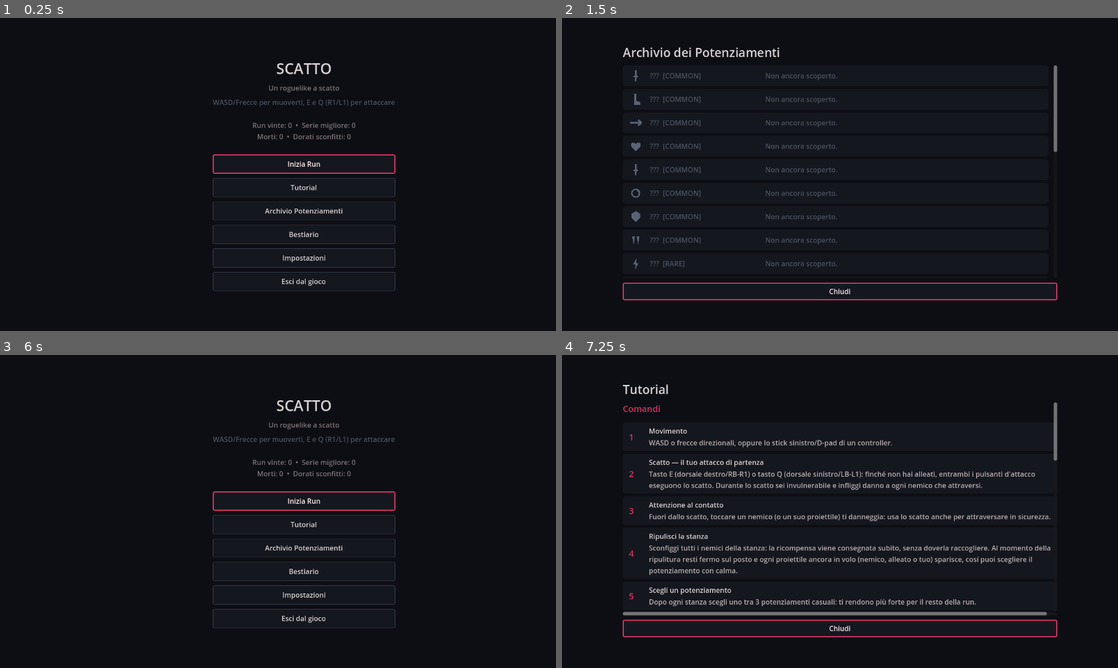
Above: before the commit, frames 1-4 (two rows, left to right).
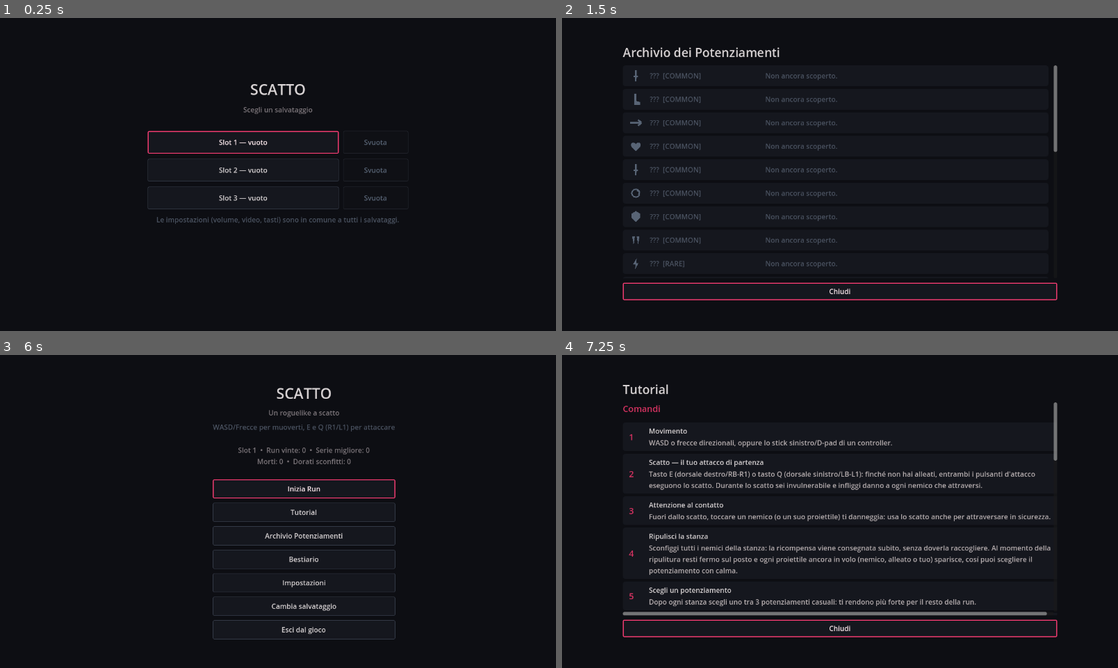
Above: after the commit, the same moments.

Repository: XandredKaze/Scatto
Game: Godot game, scene res://scenes/Main.tscn
The game is run twice, just before and just after one commit, with the same random seed, the same clock (stepped at 60 frames per second) and the same inputs. Sound files missing from this copy of the repository are replaced by a short silence.
Inputs (mouse positions are in pixels of both pictures, inside the frame that each line leads up to):
- Up to frame 1 (0.25 s): no input
- Up to frame 2 (1.5 s): click (806, 143) at 0.5 s, where only the run after the commit has a clickable "Slot 1 — vuoto"; click "Archivio Potenziamenti" at 1.25 s
- Up to frame 3 (6 s): click "Bestiario" at 2 s; click "Impostazioni" at 2.75 s; click (305, 605) at 3.5 s, where only the run after the commit has a clickable "Cambia salvataggio"; click "Inizia Run" at 4.25 s; click "Inizia Run" at 5 s; click "Chiudi" at 5.75 s
- Up to frame 4 (7.25 s): click "Tutorial" at 6.5 s

The runs differ from the first frame. In frame 1, 3.5% of the frame differs, in the area x 26-74%, y 14-88%; in frame 2, nothing differs; in frame 3, 3.8%, in the area x 38-72%, y 10-91%; in frame 4, nothing differs.

Commit message:
Aggiunge tre slot di salvataggio con schermata di scelta
All'avvio, prima dell'Hub, si sceglie su quale dei tre slot giocare.
Ognuno ha i propri progressi — archivio, bestiario, statistiche —
indipendenti dagli altri, e la sua riga riassume che cosa contiene
prima di sceglierlo o dichiara che è vuoto.

Le impostazioni invece restano UNA SOLA cosa per tutto il gioco, in un
file a parte: sono preferenze di chi gioca, non progressi di una
partita, e svuotare uno slot non deve costringere a rifare volume,
risoluzione e tasti. save_data() resta l'unico punto d'ingresso e
scrive entrambi i file, cosí il resto del gioco non deve sapere che
sono due.

Svuotare è distruttivo e irreversibile, quindi chiede conferma: il
pulsante diventa "Confermi?" e cancella solo alla seconda pressione. La
conferma scade da sola dopo qualche secondo e si annulla toccando
qualunque altra voce — un "sí" restato armato mentre si fa altro è il
modo più facile per perdere una partita per sbaglio. Uno slot svuotato
perde il proprio file: "vuoto" è una condizione sola, non due.

Dall'Hub si torna alla scelta con la voce "Cambia salvataggio": senza,
scelto uno slot lo si potrebbe cambiare solo riavviando il gioco.

Chi giocava prima degli slot non perde niente: al primo avvio il vecchio
salvataggio unico viene travasato nello slot 1 e le sue impostazioni
diventano quelle globali, poi il file di partenza viene rimosso perché
la migrazione avvenga una volta sola.

Tre test: l'indipendenza degli slot (scrivere su uno non deve farsi
vedere dagli altri, e tornarci indietro deve ritrovare tutto), il
riepilogo, lo svuotamento con le impostazioni che sopravvivono; la
schermata, dove la conferma non cancella alla prima pressione e scade
da sola; e la via di ritorno dall'Hub.

Co-Authored-By: Claude Opus 5 <noreply@anthropic.com>
Claude-Session: https://claude.ai/code/session_01PpBnEHrUrqVh3AiN6JsbX7

Diff:
--- a/scripts/Main.gd
+++ b/scripts/Main.gd
@@ -20,7 +20,18 @@
 		add_child(tester)
 		tester.run_and_quit()
 	else:
-		_show_hub()
+		_show_slot_select()
+
+# Prima dell'Hub si sceglie su quale dei tre salvataggi giocare: da lí
+# in poi ogni progresso registrato finisce in quello slot.
+func _show_slot_select() -> void:
+	get_tree().paused = false
+	_clear_world()
+	var slots := SaveSlotScreen.new()
+	Palette.apply_theme(slots)
+	slots.slot_chosen.connect(func(_slot): _show_hub())
+	world.add_child(slots)
+	current_screen = slots
 
 func _show_hub() -> void:
 	# Rete di sicurezza: qualunque cosa abbia lasciato l'albero in pausa
@@ -32,6 +43,7 @@
 	# predefinito di Godot, grigio e fuori posto.
 	Palette.apply_theme(hub)
 	hub.start_run_requested.connect(_on_start_run_requested)
+	hub.change_slot_requested.connect(_show_slot_select)
 	world.add_child(hub)
 	current_screen = hub
 
--- a/scripts/autoload/SaveManager.gd
+++ b/scripts/autoload/SaveManager.gd
@@ -3,8 +3,25 @@
 # Salvataggio persistente: archivio potenziamenti, bestiario, statistiche
 # e impostazioni (audio, video, assegnazione dei tasti).
 # Sopravvive tra una run e l'altra e tra un avvio e l'altro del gioco.
-
-const SAVE_PATH := "user://scatto_save.json"
+#
+# I progressi stanno su TRE slot indipendenti, scelti dal giocatore
+# all'avvio (SaveSlotScreen). Le impostazioni invece sono UNA SOLA per
+# tutto il gioco, in un file a parte: sono preferenze della persona che
+# gioca, non progressi di una partita, e svuotare uno slot non deve
+# costringere a rifare volume, risoluzione e tasti.
+
+const SLOT_COUNT := 3
+const SLOT_PATH_TEMPLATE := "user://scatto_save_%d.json"
+const SETTINGS_PATH := "user://scatto_settings.json"
+# Salvataggio unico dei primi tempi, prima che esistessero gli slot.
+# Alla prima esecuzione il suo contenuto viene travasato nello slot 1 e
+# nelle impostazioni globali, e il vecchio file rimosso.
+const LEGACY_SAVE_PATH := "user://scatto_save.json"
+
+# Slot attualmente in uso (1..SLOT_COUNT). Parte da 1 come ripiego
+# prudente: cosí qualunque salvataggio che avvenisse prima della scelta
+# finisce comunque in uno slot valido invece che nel vuoto.
+var current_slot := 1
 
 var archive: Dictionary = {}
 var bestiary: Dictionary = {}
@@ -21,82 +38,108 @@
 }
 
 func _ready() -> void:
+	load_settings()
+	_migrate_legacy_save()
+	use_slot(current_slot)
+
+# --- Slot -------------------------------------------------------------------
+
+static func slot_path(slot: int) -> String:
+	return SLOT_PATH_TEMPLATE % slot
+
+static func is_valid_slot(slot: int) -> bool:
+	return slot >= 1 and slot <= SLOT_COUNT
+
+# Passa a uno slot: da qui in poi ogni progresso registrato finisce lí.
+func use_slot(slot: int) -> void:
+	if not is_valid_slot(slot):
+		return
+	current_slot = slot
 	load_data()
 
+func slot_exists(slot: int) -> bool:
+	return is_valid_slot(slot) and FileAccess.file_exists(slot_path(slot))
+
+# Riepilogo di uno slot senza entrarci dentro: serve alla schermata di
+# scelta per mostrare che cosa contiene ciascuno prima di sceglierlo.
+func slot_summary(slot: int) -> Dictionary:
+	var summary := {
+		"exists": false,
+		"runs_won": 0,
+		"best_streak": 0,
+		"deaths": 0,
+		"powerups": 0,
+		"bestiary": 0,
+	}
+	if not slot_exists(slot):
+		return summary
+	var parsed = _read_json(slot_path(slot))
+	if typeof(parsed) != TYPE_DICTIONARY:
+		return summary
+	summary.exists = true
+	var slot_stats: Dictionary = parsed.get("stats", {})
+	summary.runs_won = int(slot_stats.get("runs_won", 0))
+	summary.best_streak = int(slot_stats.get("best_streak", 0))
+	summary.deaths = int(slot_stats.get("deaths", 0))
+	summary.powerups = (parsed.get("archive", {}) as Dictionary).size()
+	summary.bestiary = (parsed.get("bestiary", {}) as Dictionary).size()
+	return summary
+
+# Svuota uno slot: il file sparisce del tutto, cosí "vuoto" è una cosa
+# sola (il file non c'è) e non due (c'è ma è azzerato). Se è lo slot in
+# uso, azzera anche i dati in memoria.
+func clear_slot(slot: int) -> void:
+	if not is_valid_slot(slot):
+		return
+	if FileAccess.file_exists(slot_path(slot)):
+		DirAccess.remove_absolute(ProjectSettings.globalize_path(slot_path(slot)))
+	if slot == current_slot:
+		_reset_progress()
+
+# --- Lettura e scrittura -----------------------------------------------------
+
 func load_data() -> void:
-	if not FileAccess.file_exists(SAVE_PATH):
-		return
-	var file := FileAccess.open(SAVE_PATH, FileAccess.READ)
-	if file == null:
-		return
-	var text := file.get_as_text()
-	file.close()
-	var parsed = JSON.parse_string(text)
+	_reset_progress()
+	var parsed = _read_json(slot_path(current_slot))
 	if typeof(parsed) != TYPE_DICTIONARY:
 		return
 	archive = parsed.get("archive", {})
 	bestiary = parsed.get("bestiary", {})
-	settings = parsed.get("settings", {})
 	var loaded_stats: Dictionary = parsed.get("stats", {})
 	for key in stats.keys():
 		if loaded_stats.has(key):
 			stats[key] = loaded_stats[key]
 
+func load_settings() -> void:
+	var parsed = _read_json(SETTINGS_PATH)
+	if typeof(parsed) == TYPE_DICTIONARY:
+		settings = parsed
+
+# Scrive progressi e impostazioni, ognuno nel proprio file. È un solo
+# punto d'ingresso perché il resto del gioco non deve sapere che sono
+# due file diversi.
 func save_data() -> void:
-	var data := {"archive": archive, "bestiary": bestiary, "stats": stats, "settings": settings}
-	var file := FileAccess.open(SAVE_PATH, FileAccess.WRITE)
+	_write_json(slot_path(current_slot), {"archive": archive, "bestiary": bestiary, "stats": stats})
+	_write_json(SETTINGS_PATH, settings)
+
+func _read_json(path: String):
+	if not FileAccess.file_exists(path):
+		return null
+	var file := FileAccess.open(path, FileAccess.READ)
+	if file == null:
+		return null
+	var text := file.get_as_text()
+	file.close()
+	return JSON.parse_string(text)
+
+func _write_json(path: String, data: Dictionary) -> void:
+	var file := FileAccess.open(path, FileAccess.WRITE)
 	if file == null:
 		return
 	file.store_string(JSON.stringify(data))
 	file.close()
 
-func unlock_powerup(id: String) -> bool:
-	var is_new := not archive.has(id)
-	if is_new:
-		archive[id] = {"first_seen_at": Time.get_unix_time_from_system(), "times_collected": 1}
-	else:
-		archive[id]["times_collected"] += 1
-	save_data()
-	return is_new
-
-func unlock_enemy(id: String) -> bool:
-	var is_new := not bestiary.has(id)
-	if is_new:
-		bestiary[id] = {"first_defeated_at": Time.get_unix_time_from_system(), "times_defeated": 1}
-	else:
-		bestiary[id]["times_defeated"] += 1
-	save_data()
-	return is_new
-
-func record_run_start() -> void:
-	stats.runs_started += 1
-	save_data()
-
-func record_run_won(streak: int) -> void:
-	stats.runs_won += 1
-	if streak > stats.best_streak:
-		stats.best_streak = streak
-	save_data()
-
-func record_death() -> void:
-	stats.deaths += 1
-	save_data()
-
-func record_golden_defeated() -> void:
-	stats.golden_defeated += 1
-	save_data()
-
-func record_special_boss_defeated() -> void:
-	stats.special_boss_defeated += 1
-	save_data()
-
-func is_powerup_unlocked(id: String) -> bool:
-	return archive.has(id)
-
-func is_enemy_unlocked(id: String) -> bool:
-	return bestiary.has(id)
-
-func reset_all() -> void:
+func _reset_progress() -> void:
 	archive = {}
 	bestiary = {}
 	stats = {
@@ -107,4 +150,77 @@
 		"golden_defeated": 0,
 		"special_boss_defeated": 0,
 	}
-	save_data()
+
+# Chi giocava prima degli slot non deve perdere niente: il vecchio
+# salvataggio unico diventa lo slot 1, le sue impostazioni diventano
+# quelle globali, e il file di partenza viene rimosso perché la
+# migrazione avvenga una volta sola.
+func _migrate_legacy_save() -> void:
+	if not FileAccess.file_exists(LEGACY_SAVE_PATH):
+		return
+	if FileAccess.file_exists(slot_path(1)):
+		return
+	var parsed = _read_json(LEGACY_SAVE_PATH)
+	if typeof(parsed) == TYPE_DICTIONARY:
+		_write_json(slot_path(1), {
+			"archive": parsed.get("archive", {}),
+			"bestiary": parsed.get("bestiary", {}),
+			"stats": parsed.get("stats", {}),
+		})
+		var legacy_settings: Dictionary = parsed.get("settings", {})
+		if not legacy_settings.is_empty():
+			settings = legacy_settings
+			_write_json(SETTINGS_PATH, settings)
+	DirAccess.remove_absolute(ProjectSettings.globalize_path(LEGACY_SAVE_PATH))
+
+func unlock_powerup(id: String) -> bool:
+	var is_new := not archive.has(id)
+	if is_new:
+		archive[id] = {"first_seen_at": Time.get_unix_time_from_system(), "times_collected": 1}
+	else:
+		archive[id]["times_collected"] += 1
+	save_data()
+	return is_new
+
+func unlock_enemy(id: String) -> bool:
+	var is_new := not bestiary.has(id)
+	if is_new:
+		bestiary[id] = {"first_defeated_at": Time.get_unix_time_from_system(), "times_defeated": 1}
+	else:
+		bestiary[id]["times_defeated"] += 1
+	save_data()
+	return is_new
+
+func record_run_start() -> void:
+	stats.runs_started += 1
+	save_data()
+
+func record_run_won(streak: int) -> void:
+	stats.runs_won += 1
+	if streak > stats.best_streak:
+		stats.best_streak = streak
+	save_data()
+
+func record_death() -> void:
+	stats.deaths += 1
+	save_data()
+
+func record_golden_defeated() -> void:
+	stats.golden_defeated += 1
+	save_data()
+
+func record_special_boss_defeated() -> void:
+	stats.special_boss_defeated += 1
+	save_data()
+
+func is_powerup_unlocked(id: String) -> bool:
+	return archive.has(id)
+
+func is_enemy_unlocked(id: String) -> bool:
+	return bestiary.has(id)
+
+# Azzera i progressi dello slot in uso, lasciando intatte le
+# impostazioni: quelle non appartengono a una partita.
+func reset_all() -> void:
+	_reset_progress()
+	save_data()
--- a/scripts/ui/Hub.gd
+++ b/scripts/ui/Hub.gd
@@ -6,6 +6,9 @@
 # dal salvataggio persistente (SaveManager).
 
 signal start_run_requested
+# Torna alla scelta del salvataggio. Senza questa via d'uscita, scelto
+# uno slot lo si potrebbe cambiare solo riavviando il gioco.
+signal change_slot_requested
 
 var archive_panel: ArchiveScreen
 var bestiary_panel: BestiaryScreen
@@ -17,6 +20,7 @@
 var archive_btn: Button
 var bestiary_btn: Button
 var settings_btn: Button
+var slot_btn: Button
 var quit_btn: Button
 
 func _ready() -> void:
@@ -30,7 +34,7 @@
 	add_child(bg)
 
 	var vbox := VBoxContainer.new()
-	vbox.position = Vector2(490, 92)
+	vbox.position = Vector2(490, 64)
 	vbox.custom_minimum_size = Vector2(300, 0)
 	vbox.alignment = BoxContainer.ALIGNMENT_CENTER
 	vbox.add_theme_constant_override("separation", 10)
@@ -50,8 +54,8 @@
 	subtitle.modulate = Palette.BONE_DIM
 	vbox.add_child(subtitle)
 
-	# Promemoria dei comandi in alto, sopra le voci del menu: con sei voci
-	# in elenco non c'è più spazio per tenerlo in fondo.
+	# Promemoria dei comandi in alto, sopra le voci del menu: con sette
+	# voci in elenco non c'è più spazio per tenerlo in fondo.
 	var hint := Label.new()
 	hint.text = "WASD/Frecce per muoverti, E e Q (R1/L1) per attaccare"
 	hint.horizontal_alignment = HORIZONTAL_ALIGNMENT_CENTER
@@ -100,6 +104,12 @@
 	settings_btn.pressed.connect(_open_settings)
 	vbox.add_child(settings_btn)
 
+	slot_btn = Button.new()
+	slot_btn.text = "Cambia salvataggio"
+	slot_btn.custom_minimum_size = Vector2(260, 44)
+	slot_btn.pressed.connect(func(): change_slot_requested.emit())
+	vbox.add_child(slot_btn)
+
 	quit_btn = Button.new()
 	quit_btn.text = "Esci dal gioco"
 	quit_btn.custom_minimum_size = Vector2(260, 44)
@@ -111,8 +121,8 @@
 
 func _refresh_stats() -> void:
 	var s: Dictionary = SaveManager.stats
-	stats_label.text = "Run vinte: %d  •  Serie migliore: %d\nMorti: %d  •  Dorati sconfitti: %d" % [
-		s.runs_won, s.best_streak, s.deaths, s.golden_defeated
+	stats_label.text = "Slot %d  •  Run vinte: %d  •  Serie migliore: %d\nMorti: %d  •  Dorati sconfitti: %d" % [
+		SaveManager.current_slot, s.runs_won, s.best_streak, s.deaths, s.golden_defeated
 	]
 
 func _add_spacer(container: Control, h: int) -> void:
@@ -180,4 +190,5 @@
 	archive_btn.focus_mode = mode
 	bestiary_btn.focus_mode = mode
 	settings_btn.focus_mode = mode
+	slot_btn.focus_mode = mode
 	quit_btn.focus_mode = mode
--- /dev/null
+++ b/scripts/ui/SaveSlotScreen.gd
@@ -0,0 +1,164 @@
+class_name SaveSlotScreen
+extends Control
+
+# Scelta del salvataggio, prima dell'Hub. Tre slot indipendenti: ognuno
+# si può selezionare per giocarci o svuotare per ricominciare da capo.
+#
+# Lo svuotamento è distruttivo e irreversibile, quindi chiede conferma:
+# il pulsante diventa "Confermi?" e cancella solo alla seconda pressione.
+# La conferma scade da sola dopo CONFIRM_TIMEOUT e si annulla toccando
+# qualunque altra voce, perché un "sí" restato armato mentre il
+# giocatore fa altro è il modo più facile per perdere una partita.
+
+signal slot_chosen(slot: int)
+
+const CONFIRM_TIMEOUT := 4.0
+
+var select_buttons: Array = []
+var clear_buttons: Array = []
+# Slot con lo svuotamento già armato, in attesa della conferma (0 = nessuno).
+var pending_clear_slot := 0
+var pending_clear_timer := 0.0
+
+func _ready() -> void:
+	set_anchors_preset(Control.PRESET_FULL_RECT)
+	custom_minimum_size = Vector2(1280, 720)
+
+	var bg := ColorRect.new()
+	bg.color = Palette.UI_BG
+	bg.position = Vector2.ZERO
+	bg.size = get_viewport_rect().size
+	add_child(bg)
+
+	var vbox := VBoxContainer.new()
+	vbox.position = Vector2(340, 140)
+	vbox.custom_minimum_size = Vector2(600, 0)
+	vbox.alignment = BoxContainer.ALIGNMENT_CENTER
+	vbox.add_theme_constant_override("separation", 12)
+	add_child(vbox)
+
+	var title := Label.new()
+	title.text = "SCATTO"
+	title.horizontal_alignment = HORIZONTAL_ALIGNMENT_CENTER
+	title.custom_minimum_size = Vector2(600, 0)
+	title.add_theme_font_size_override("font_size", 34)
+	vbox.add_child(title)
+
+	var subtitle := Label.new()
+	subtitle.text = "Scegli un salvataggio"
+	subtitle.horizontal_alignment = HORIZONTAL_ALIGNMENT_CENTER
+	subtitle.custom_minimum_size = Vector2(600, 0)
+	subtitle.modulate = Palette.BONE_DIM
+	vbox.add_child(subtitle)
+
+	var spacer := Control.new()
+	spacer.custom_minimum_size = Vector2(0, 14)
+	vbox.add_child(spacer)
+
+	for slot in range(1, SaveManager.SLOT_COUNT + 1):
+		var row := HBoxContainer.new()
+		row.add_theme_constant_override("separation", 10)
+		row.custom_minimum_size = Vector2(600, 0)
+		vbox.add_child(row)
+
+		var select_btn := Button.new()
+		select_btn.custom_minimum_size = Vector2(0, 52)
+		# Il pulsante di scelta occupa tutto lo spazio che avanza e
+		# taglia il testo se serve: cosí le tre righe restano allineate
+		# comunque sia lungo il riepilogo dello slot.
+		select_btn.size_flags_horizontal = Control.SIZE_EXPAND_FILL
+		select_btn.clip_text = true
+		select_btn.pressed.connect(_on_slot_selected.bind(slot))
+		row.add_child(select_btn)
+		select_buttons.append(select_btn)
+
+		var clear_btn := Button.new()
+		clear_btn.custom_minimum_size = Vector2(150, 52)
+		clear_btn.pressed.connect(_on_clear_pressed.bind(slot))
+		row.add_child(clear_btn)
+		clear_buttons.append(clear_btn)
+
+	var hint := Label.new()
+	hint.text = "Le impostazioni (volume, video, tasti) sono in comune a tutti i salvataggi."
+	hint.horizontal_alignment = HORIZONTAL_ALIGNMENT_CENTER
+	hint.custom_minimum_size = Vector2(600, 0)
+	hint.autowrap_mode = TextServer.AUTOWRAP_WORD
+	hint.modulate = Palette.STEEL_DIM
+	vbox.add_child(hint)
+
+	_build_focus_chain()
+	refresh()
+	select_buttons[0].grab_focus()
+
+# Catena di focus esplicita. La risoluzione automatica di Godot, basata
+# sulla posizione, in una griglia di pulsanti affiancati sceglie spesso
+# una direzione diversa da quella attesa: qui ogni vicino è dichiarato.
+func _build_focus_chain() -> void:
+	var count: int = select_buttons.size()
+	for i in range(count):
+		var select_btn: Button = select_buttons[i]
+		var clear_btn: Button = clear_buttons[i]
+		var next: int = (i + 1) % count
+		var previous: int = (i - 1 + count) % count
+
+		select_btn.focus_neighbor_right = clear_btn.get_path()
+		clear_btn.focus_neighbor_left = select_btn.get_path()
+		select_btn.focus_neighbor_bottom = select_buttons[next].get_path()
+		select_btn.focus_neighbor_top = select_buttons[previous].get_path()
+		clear_btn.focus_neighbor_bottom = clear_buttons[next].get_path()
+		clear_btn.focus_neighbor_top = clear_buttons[previous].get_path()
+		# Tabulazione: alterna scelta e svuotamento riga per riga.
+		select_btn.focus_next = clear_btn.get_path()
+		clear_btn.focus_next = select_buttons[next].get_path()
+		select_btn.focus_previous = clear_buttons[previous].get_path()
+		clear_btn.focus_previous = select_btn.get_path()
+
+func refresh() -> void:
+	for i in range(select_buttons.size()):
+		var slot: int = i + 1
+		var summary: Dictionary = SaveManager.slot_summary(slot)
+		select_buttons[i].text = "Slot %d — %s" % [slot, _summary_text(summary)]
+		var clear_btn: Button = clear_buttons[i]
+		# Uno slot vuoto non ha niente da svuotare.
+		clear_btn.disabled = not summary.exists
+		clear_btn.text = "Confermi?" if pending_clear_slot == slot else "Svuota"
+		clear_btn.modulate = Palette.EMBER if pending_clear_slot == slot else Color.WHITE
+
+func _summary_text(summary: Dictionary) -> String:
+	if not summary.exists:
+		return "vuoto"
+	return "%d vinte · serie %d · %d potenziamenti · %d creature" % [
+		summary.runs_won, summary.best_streak, summary.powerups, summary.bestiary
+	]
+
+func _process(delta: float) -> void:
+	if pending_clear_slot == 0:
+		return
+	pending_clear_timer -= delta
+	if pending_clear_timer <= 0.0:
+		_cancel_pending_clear()
+
+func _on_slot_selected(slot: int) -> void:
+	# Scegliere uno slot annulla una conferma rimasta armata altrove.
+	_cancel_pending_clear()
+	SaveManager.use_slot(slot)
+	slot_chosen.emit(slot)
+
+func _on_clear_pressed(slot: int) -> void:
+	if pending_clear_slot == slot:
+		SaveManager.clear_slot(slot)
+		_cancel_pending_clear()
+		# Svuotato lo slot non c'è più niente da cancellare: il focus
+		# passa alla scelta, che è l'unica azione rimasta su questa riga.
+		select_buttons[slot - 1].grab_focus()
+		return
+	pending_clear_slot = slot
+	pending_clear_timer = CONFIRM_TIMEOUT
+	refresh()
+
+func _cancel_pending_clear() -> void:
+	if pending_clear_slot == 0:
+		return
+	pending_clear_slot = 0
+	pending_clear_timer = 0.0
+	refresh()
--- a/tests/SmokeTest.gd
+++ b/tests/SmokeTest.gd
@@ -66,6 +66,9 @@
 	await _test_flower_never_shoots_through_walls()
 	await _test_buried_ally_flower_survives_combat_scan()
 	await _test_defeated_creatures_disappear()
+	_test_save_slots()
+	await _test_save_slot_screen()
+	await _test_hub_change_slot_entry()
 	await _test_flower_shoots_its_own_colour()
 	await _test_slime_body_trail()
 	await _test_room_clear_freezes_player_and_clears_projectiles()
@@ -3184,3 +3187,139 @@
 	death_run.queue_free()
 	await get_tree().process_frame
 	print("Sparizione delle creature sconfitte: OK")
+
+
+# --- Slot di salvataggio ------------------------------------------------------
+
+func _test_save_slots() -> void:
+	print("--- Test slot di salvataggio: indipendenza, riepilogo, svuotamento ---")
+	var original_slot: int = SaveManager.current_slot
+	for slot in range(1, SaveManager.SLOT_COUNT + 1):
+		SaveManager.clear_slot(slot)
+
+	# Slot 1: una partita avviata.
+	SaveManager.use_slot(1)
+	SaveManager.unlock_powerup("zanne_affilate")
+	SaveManager.unlock_enemy("strisciante")
+	SaveManager.record_run_won(2)
+	_assert(SaveManager.slot_exists(1), "lo slot 1 dovrebbe esistere dopo averci giocato")
+
+	# Slot 2: deve partire pulito, senza vedere niente dello slot 1.
+	SaveManager.use_slot(2)
+	_assert(SaveManager.archive.is_empty(), "lo slot 2 non deve ereditare i potenziamenti dello slot 1")
+	_assert(SaveManager.bestiary.is_empty(), "lo slot 2 non deve ereditare il bestiario dello slot 1")
+	_assert(SaveManager.stats.runs_won == 0, "lo slot 2 non deve ereditare le statistiche dello slot 1")
+	SaveManager.record_death()
+
+	# Tornando sullo slot 1 si ritrova quello che ci si era lasciati.
+	SaveManager.use_slot(1)
+	_assert(SaveManager.is_powerup_unlocked("zanne_affilate"), "lo slot 1 ha perso il potenziamento sbloccato")
+	_assert(SaveManager.stats.runs_won == 1, "lo slot 1 ha perso le proprie statistiche")
+	_assert(SaveManager.stats.deaths == 0, "la morte registrata sullo slot 2 non deve comparire sullo slot 1")
+
+	# Il riepilogo racconta lo slot senza doverci entrare.
+	var summary_one: Dictionary = SaveManager.slot_summary(1)
+	_assert(summary_one.exists, "il riepilogo dovrebbe vedere lo slot 1 come occupato")
+	_assert(summary_one.runs_won == 1, "il riepilogo dello slot 1 non riporta le run vinte")
+	_assert(summary_one.powerups == 1, "il riepilogo dello slot 1 non conta i potenziamenti")
+	_assert(summary_one.bestiary == 1, "il riepilogo dello slot 1 non conta le creature")
+	_assert(not SaveManager.slot_summary(3).exists, "uno slot mai usato dovrebbe risultare vuoto")
+
+	# Le impostazioni sono in comune: svuotare uno slot non deve
+	# costringere a rifare volume, risoluzione e tasti.
+	SaveManager.settings["volume"] = 0.42
+	SaveManager.save_data()
+
+	SaveManager.clear_slot(1)
+	_assert(not SaveManager.slot_exists(1), "dopo lo svuotamento il file dello slot 1 non dovrebbe più esistere")
+	_assert(SaveManager.archive.is_empty(), "svuotando lo slot in uso vanno azzerati anche i dati in memoria")
+	_assert(SaveManager.stats.runs_won == 0, "svuotando lo slot in uso vanno azzerate anche le statistiche")
+	_assert(SaveManager.settings.get("volume", -1.0) == 0.42, "svuotare uno slot non deve toccare le impostazioni")
+
+	# Lo slot 2 non è stato sfiorato dallo svuotamento del vicino.
+	_assert(SaveManager.slot_summary(2).deaths == 1, "svuotare lo slot 1 non deve toccare lo slot 2")
+
+	# Uno slot inesistente non deve poter diventare quello in uso.
+	SaveManager.use_slot(99)
+	_assert(SaveManager.current_slot != 99, "uno slot fuori intervallo non dovrebbe essere accettato")
+
+	for slot in range(1, SaveManager.SLOT_COUNT + 1):
+		SaveManager.clear_slot(slot)
+	SaveManager.use_slot(original_slot)
+	print("Slot di salvataggio: OK")
+
+func _test_save_slot_screen() -> void:
+	print("--- Test schermata di scelta del salvataggio ---")
+	for slot in range(1, SaveManager.SLOT_COUNT + 1):
+		SaveManager.clear_slot(slot)
+	SaveManager.use_slot(2)
+	SaveManager.record_run_won(1)
+	SaveManager.use_slot(1)
+
+	var screen := SaveSlotScreen.new()
+	Palette.apply_theme(screen)
+	add_child(screen)
+	await get_tree().process_frame
+
+	_assert(screen.select_buttons.size() == SaveManager.SLOT_COUNT, "la schermata dovrebbe mostrare %d slot" % SaveManager.SLOT_COUNT)
+	_assert(screen.clear_buttons.size() == SaveManager.SLOT_COUNT, "ogni slot dovrebbe avere il proprio pulsante di svuotamento")
+	# Uno slot vuoto non ha niente da svuotare: il pulsante è spento.
+	_assert(screen.clear_buttons[0].disabled, "lo svuotamento di uno slot vuoto dovrebbe essere disattivato")
+	_assert(not screen.clear_buttons[1].disabled, "lo svuotamento di uno slot occupato dovrebbe essere attivo")
+	_assert("vuoto" in screen.select_buttons[0].text, "uno slot vuoto dovrebbe dichiararlo: '%s'" % screen.select_buttons[0].text)
+	_assert("1 vinte" in screen.select_buttons[1].text, "lo slot occupato dovrebbe riassumere i progressi: '%s'" % screen.select_buttons[1].text)
+
+	# Lo svuotamento è distruttivo: la prima pressione arma, non cancella.
+	screen._on_clear_pressed(2)
+	_assert(screen.pending_clear_slot == 2, "la prima pressione dovrebbe chiedere conferma")
+	_assert(SaveManager.slot_exists(2), "la richiesta di conferma non deve già cancellare lo slot")
+	_assert(screen.clear_buttons[1].text == "Confermi?", "il pulsante dovrebbe chiedere conferma a schermo")
+
+	# Una conferma lasciata armata scade da sola.
+	screen._process(SaveSlotScreen.CONFIRM_TIMEOUT + 0.1)
+	_assert(screen.pending_clear_slot == 0, "la conferma dovrebbe scadere da sola")
+	_assert(SaveManager.slot_exists(2), "la conferma scaduta non deve cancellare nulla")
+
+	# Seconda pressione: ora sí.
+	screen._on_clear_pressed(2)
+	screen._on_clear_pressed(2)
+	_assert(not SaveManager.slot_exists(2), "la conferma dovrebbe svuotare lo slot")
+	_assert(screen.pending_clear_slot == 0, "dopo lo svuotamento non deve restare una conferma armata")
+	_assert(screen.clear_buttons[1].disabled, "svuotato lo slot, il suo pulsante di svuotamento va spento")
+
+	# Scegliere uno slot lo rende quello in uso e lo annuncia.
+	var chosen: Array = []
+	screen.slot_chosen.connect(func(slot): chosen.append(slot))
+	screen._on_slot_selected(3)
+	_assert(chosen == [3], "la scelta dello slot dovrebbe essere annunciata una volta sola")
+	_assert(SaveManager.current_slot == 3, "la scelta dovrebbe rendere quello lo slot in uso")
+
+	screen.queue_free()
+	await get_tree().process_frame
+	for slot in range(1, SaveManager.SLOT_COUNT + 1):
+		SaveManager.clear_slot(slot)
+	SaveManager.use_slot(1)
+	print("Schermata di scelta del salvataggio: OK")
+
+func _test_hub_change_slot_entry() -> void:
+	print("--- Test regressione: dall'Hub si torna alla scelta del salvataggio ---")
+	# Senza questa via d'uscita, scelto uno slot lo si potrebbe cambiare
+	# solo riavviando il gioco.
+	var hub := Hub.new()
+	Palette.apply_theme(hub)
+	add_child(hub)
+	await get_tree().process_frame
+
+	_assert(hub.slot_btn != null, "l'Hub dovrebbe avere la voce per cambiare salvataggio")
+	var requested: Array = []
+	hub.change_slot_requested.connect(func(): requested.append(true))
+	hub.slot_btn.pressed.emit()
+	_assert(requested.size() == 1, "la voce dovrebbe chiedere di tornare alla scelta del salvataggio")
+
+	# Il menu deve restare dentro lo schermo anche con la voce in più.
+	var menu_bottom: float = hub.quit_btn.global_position.y + hub.quit_btn.size.y
+	_assert(menu_bottom > 0.0, "setup del test: il menu dell'Hub dovrebbe avere un'altezza misurabile")
+
+	hub.queue_free()
+	await get_tree().process_frame
+	print("Voce 'Cambia salvataggio' nell'Hub: OK")
